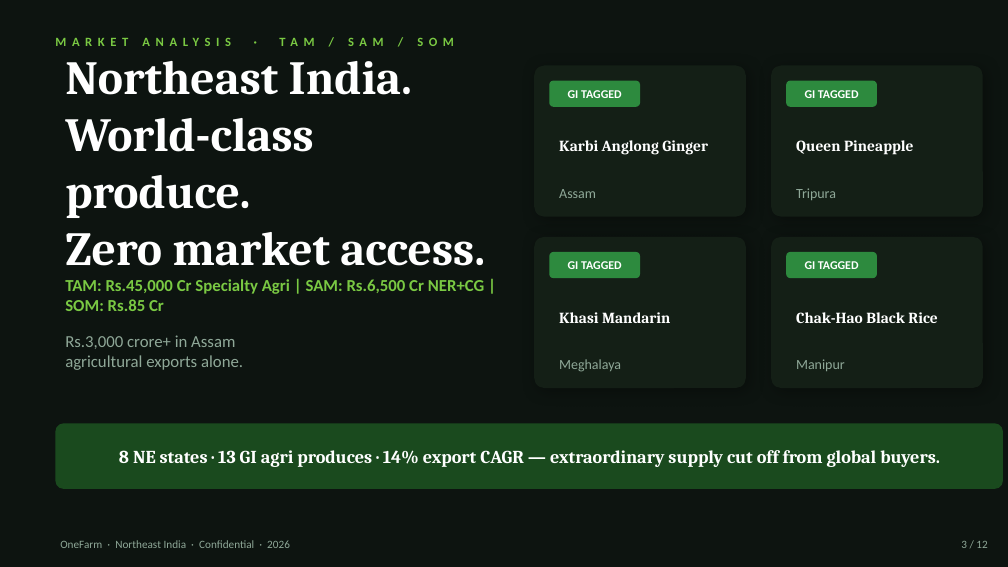
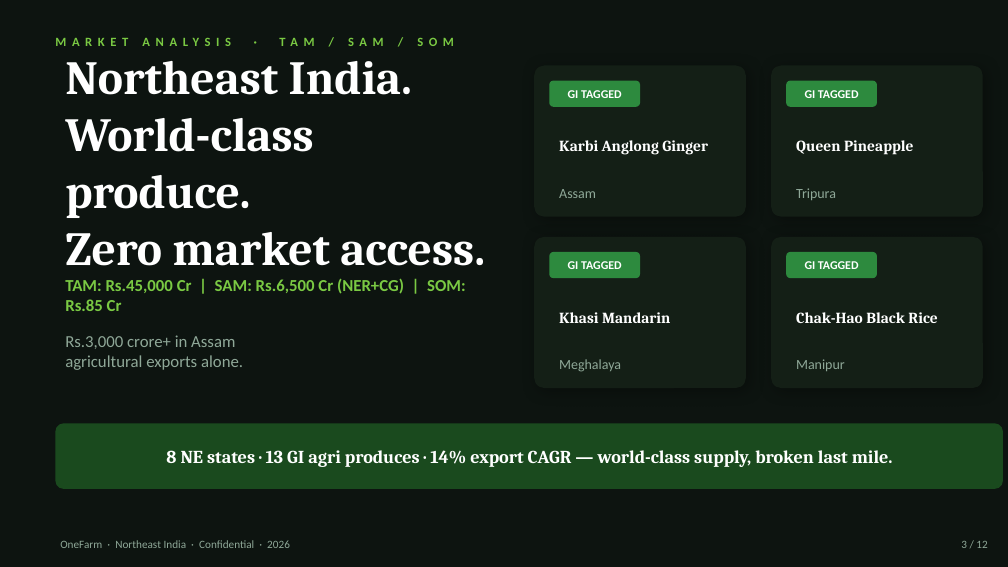
Before and after one commit to SHKSUD/OFC, a slide deck: slide 3 of OneFarm-v7-Jury-Compliant.pptx. Drawn at 1008x567 pixels with LibreOffice and Linux fonts; fonts in the diff are those of the drawing. Boxes give left, top, right and bottom in pixels: in the first picture for what was removed or moved away, otherwise in the second. Text is boxed around its words. In the diff, an @@ line names an element or a change of style, - is before the commit and + after.

```diff
--- a/OneFarm-v7-Jury-Compliant.pptx
+++ b/OneFarm-v7-Jury-Compliant.pptx
@@ text at [65,278,466,311]: text changed @@
-TAM: Rs.45,000 Cr Specialty Agri | SAM: Rs.6,500 Cr NER+CG | SOM: Rs.85 Cr
+TAM: Rs.45,000 Cr | SAM: Rs.6,500 Cr (NER+CG) | SOM: Rs.85 Cr
@@ text at [166,450,893,467]: text changed @@
-8 NE states · 13 GI agri produces · 14% export CAGR — extraordinary supply cut off from global buyers.
+8 NE states · 13 GI agri produces · 14% export CAGR — world-class supply, broken last mile.
```
Also in this commit, not shown: 9 other slides changed.
